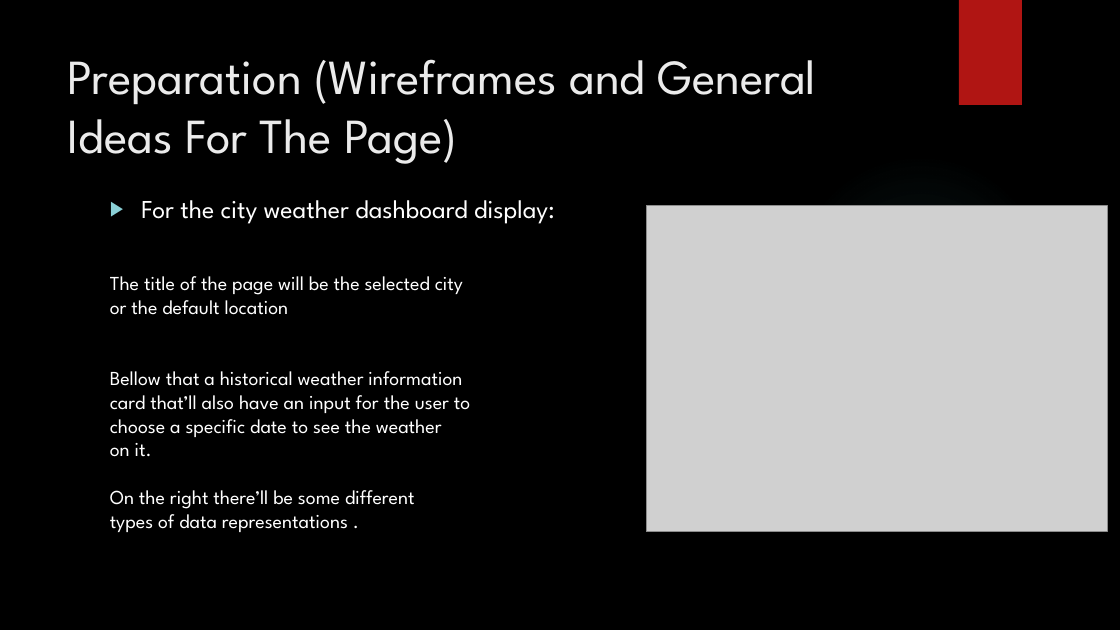
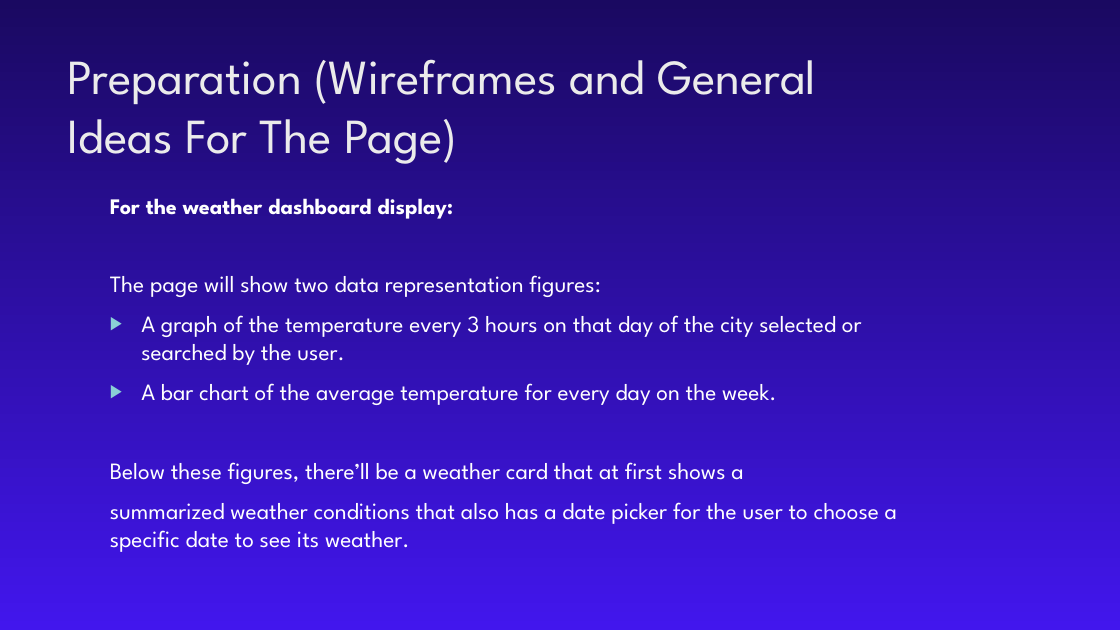
Before and after one commit to KhaledMhmd/Weather-Application, a slide deck: slide 5 of Presentation/Weather Website.pptm. Drawn at 1120x630 pixels with LibreOffice and Linux fonts; fonts in the diff are those of the drawing; grey boxes stand for pictures; background and template pictures are left out. Boxes give left, top, right and bottom in pixels: in the first picture for what was removed or moved away, otherwise in the second. Text is boxed around its words. In the diff, an @@ line names an element or a change of style, - is before the commit and + after.

```diff
--- a/Presentation/Weather Website.pptm
+++ b/Presentation/Weather Website.pptm
@@ background picture (left out) to gradient #1A0961 to #4216ED @@
@@ rectangle removed at (959, 0, 1022, 105) @@
@@ ellipse removed at (791, 154, 1049, 413) @@
@@ text at (110, 198, 897, 552): text changed; size 17 to 20 pt @@
-▶ For the city weather dashboard display:
-The title of the page will be the selected city
-or the default location
-Bellow that a historical weather information
-card that’ll also have an input for the user to
-choose a specific date to see the weather
-on it.
-On the right there’ll be some different
-types of data representations .
+For the weather dashboard display:
+The page will show two data representation figures:
+▶ A graph of the temperature every 3 hours on that day of the city selected or searched by the user.
+▶ A bar chart of the average temperature for every day on the week.
+Below these figures, there’ll be a weather card that at first shows a
+summarized weather conditions that also has a date picker for the user to choose a specific date to see its weather.
@@ picture removed at (646, 206, 1107, 532) @@
```
Also in this commit, not shown: 4 other slides changed, 6 slides added, 1 slide removed, 21 other files.
